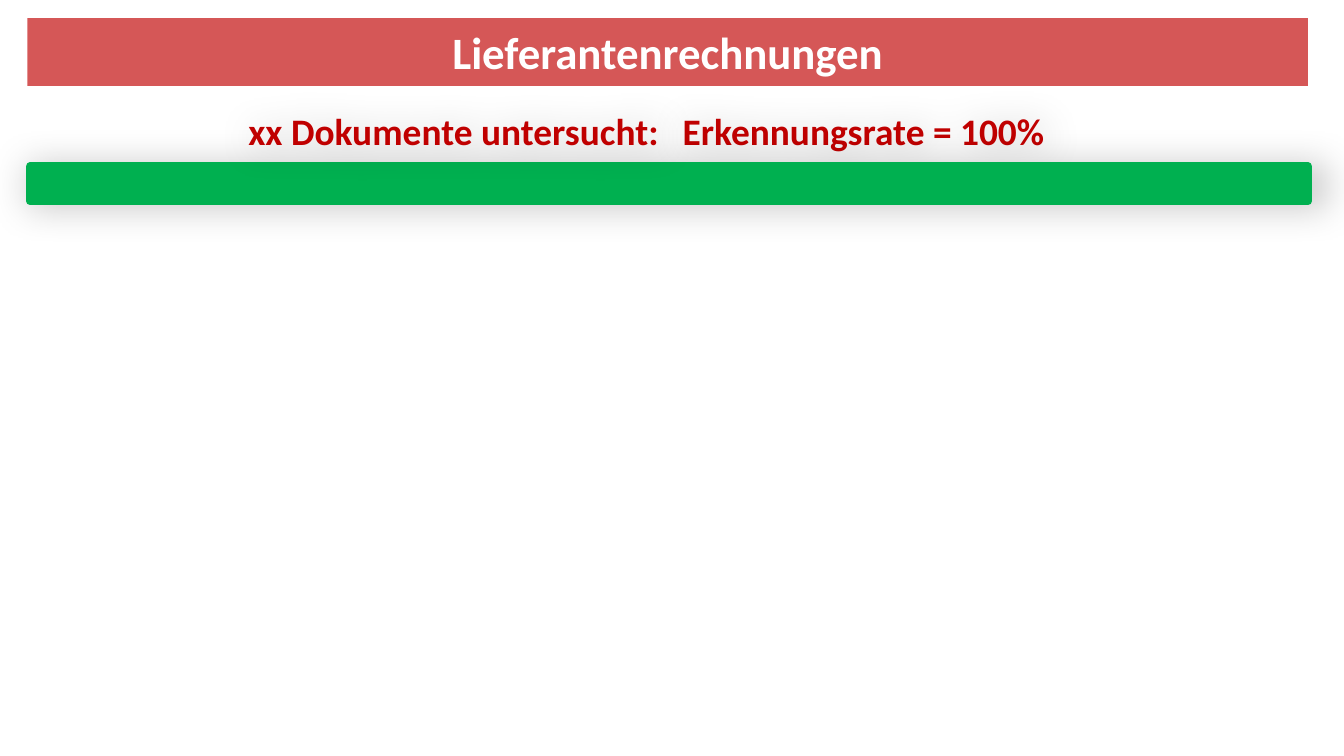
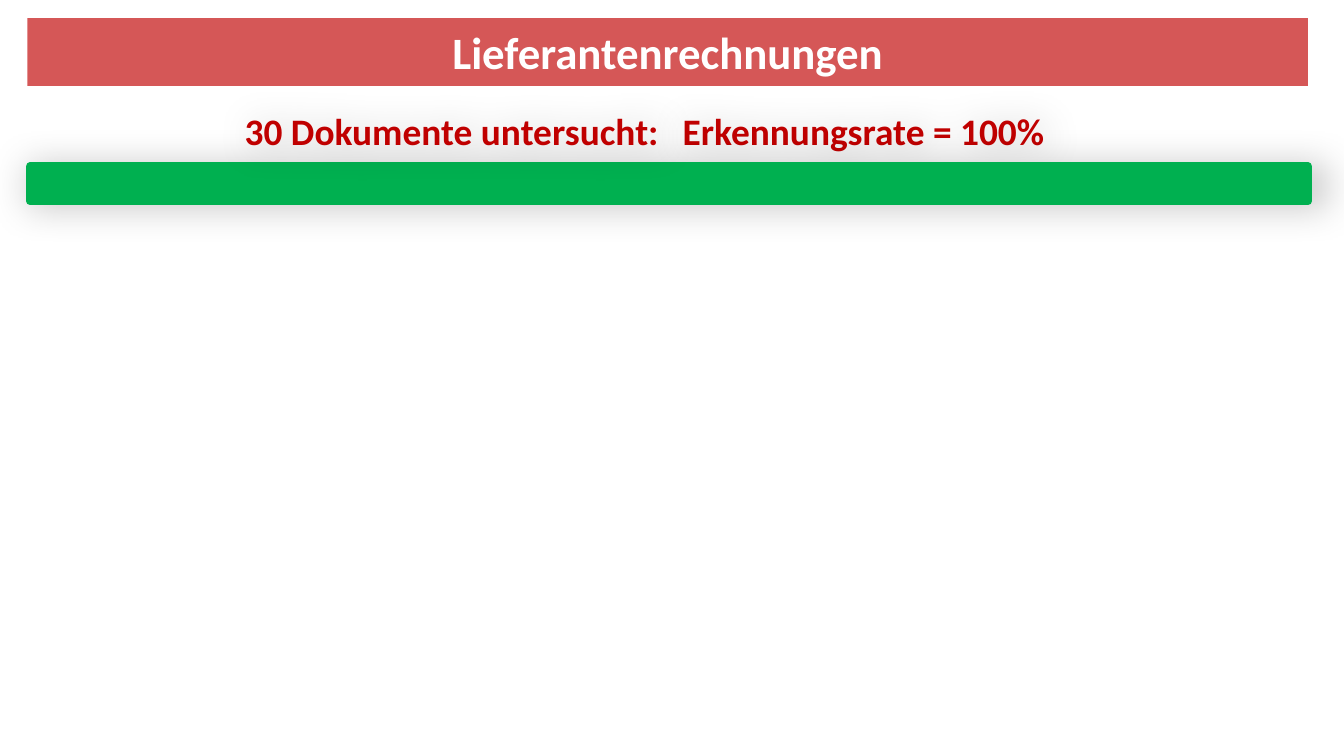
Before and after one commit to runmat/mj, a slide deck: slide 3 of Jahresziele/2015/ABBYY/Fazit-Lieferantenrechnung.pptx. Drawn at 1344x756 pixels with LibreOffice and Linux fonts; fonts in the diff are those of the drawing. Boxes give left, top, right and bottom in pixels: in the first picture for what was removed or moved away, otherwise in the second. Text is boxed around its words. In the diff, an @@ line names an element or a change of style, - is before the commit and + after.

```diff
--- a/Jahresziele/2015/ABBYY/Fazit-Lieferantenrechnung.pptx
+++ b/Jahresziele/2015/ABBYY/Fazit-Lieferantenrechnung.pptx
@@ text at (245, 118, 658, 146): text changed @@
-xx Dokumente untersucht:
+30 Dokumente untersucht:
```
Also in this commit, not shown: 1 other slide changed, 9 other files.
